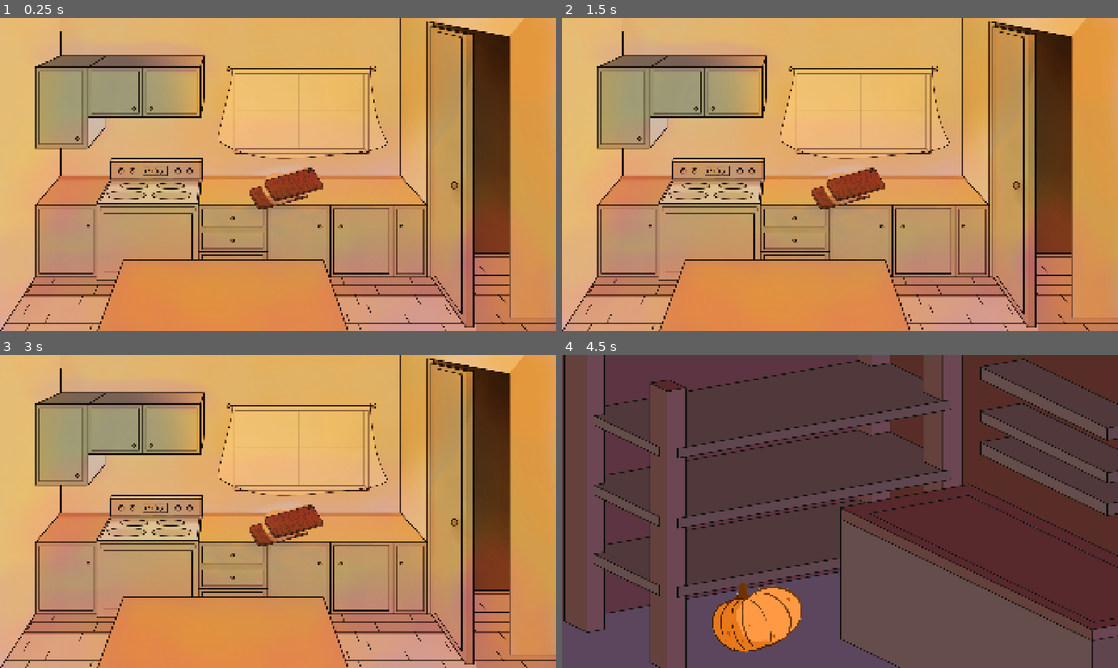
Above: before the commit, frames 1-4 (two rows, left to right).
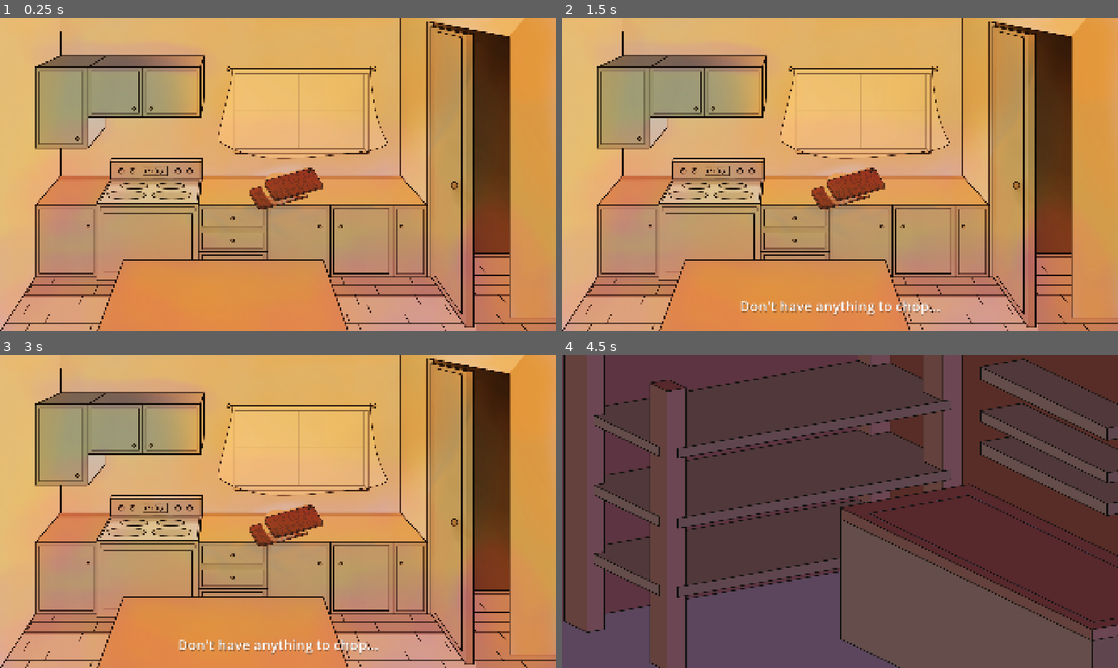
Above: after the commit, the same moments.

Repository: nstryder/Pumpkin-And-Mayhem
Game: Godot game, scene res://src/main.tscn
Same seed, same stepped clock (60 frames per second), same inputs: the game is played once before the commit and once after it. The engine's default icon, where the game draws it, is replaced by a stand-in: a white triangle on a blue panel in a dark square.
Inputs (mouse positions are in pixels of both pictures, inside the frame that each line leads up to):
- Up to frame 1 (0.25 s): no input
- Up to frame 2 (1.5 s): tap Enter at 0.5 s; drag from (990, 21) to (851, 183) at 0.52 s; drag from (851, 183) to (990, 21) at 1.27 s
- Up to frame 3 (3 s): move the mouse to (333, 442) at 2.02 s; click (333, 442) at 2.17 s; drag from (250, 574) to (111, 464) at 2.77 s
- Up to frame 4 (4.5 s): move the mouse to (1006, 558) at 3.52 s; click (1006, 558) at 3.67 s; tap Space at 4.25 s; drag from (756, 617) to (756, 433) at 4.27 s

The runs differ from the first frame. In frame 2, 0.7% of the frame differs, in the area x 32-68%, y 90-96%; in frame 3, 0.6%; in frame 4, 2.6%, in the area x 27-44%, y 72-96%.
Error before the commit: Invalid access to property or key 'holds_pumpkin' on a base object of type 'Node (global_state.gd)'. (res://src/game_screens/kitchen_scene.gd:14)

Commit message:
Refactor inventory to both flags and enum

Diff:
--- a/src/game_screens/kitchen_scene.gd
+++ b/src/game_screens/kitchen_scene.gd
@@ -11,7 +11,8 @@
 
 
 func _on_cutting_board_clicked() -> void:
-	if GlobalState.holds_pumpkin:
-		EventBus.scene_change_requested.emit(PUMPKIN_GAME)
-	else:
-		EventBus.prompt_requested.emit("Don't have anything to chop...")
+	match GlobalState.current_item:
+		GlobalState.Items.PUMPKIN:
+			EventBus.scene_change_requested.emit(PUMPKIN_GAME)
+		_:
+			EventBus.prompt_requested.emit("Don't have anything to chop...")
--- a/src/game_screens/minigames/pumpkin_game.gd
+++ b/src/game_screens/minigames/pumpkin_game.gd
@@ -89,8 +89,12 @@
 
 func _on_food_processor_input_passed() -> void:
 	await food_process_timed_input.tween.finished
+	food_process_timed_input.queue_free()
+	pumpkin_animation.play("finish")
 	var showcase := ShowOffItem.construct(load("uid://bxia6ay2lv24e") as Texture2D)
 	add_child(showcase)
 	EventBus.prompt_requested.emit("Pumpkin Purée made!")
 	await showcase.finished
+	GlobalState.current_item = GlobalState.Items.NONE
+	GlobalState.is_pumpkin_done = true
 	EventBus.scene_change_requested.emit("uid://cu0hrfgp6mbuy")
--- a/src/game_screens/minigames/pumpkin_game.tscn
+++ b/src/game_screens/minigames/pumpkin_game.tscn
@@ -1,15 +1,34 @@
 [gd_scene format=3 uid="uid://dhb4bcr73gne5"]
 
 [ext_resource type="Script" uid="uid://bp678co642ncl" path="res://src/game_screens/minigames/pumpkin_game.gd" id="1_qecsm"]
-[ext_resource type="Texture2D" uid="uid://c8lrnn6cv38md" path="res://assets/gfx/sprites/backgrounds/foodProssesor.png" id="2_5nx6y"]
 [ext_resource type="Texture2D" uid="uid://b0ba1xubc1kf6" path="res://assets/gfx/sprites/backgrounds/ovenOpen.png" id="2_kdncw"]
 [ext_resource type="Texture2D" uid="uid://d082tlyd4xugk" path="res://assets/gfx/sprites/backgrounds/cuttingBoard.png" id="2_t1m4g"]
+[ext_resource type="Texture2D" uid="uid://lme03lm8h4fp" path="res://assets/gfx/sprites/backgrounds/mixing1.png" id="2_v10d6"]
 [ext_resource type="PackedScene" uid="uid://dyriq22a7awc4" path="res://src/game_components/draggables/draggable_seed.tscn" id="2_wo2l0"]
 [ext_resource type="Texture2D" uid="uid://7s4wp78cf68e" path="res://assets/gfx/sprites/backgrounds/oven.png" id="3_rh4xj"]
+[ext_resource type="Texture2D" uid="uid://bdhoq7wvjmk2p" path="res://assets/gfx/sprites/backgrounds/mixing2.png" id="3_s4tqg"]
+[ext_resource type="Texture2D" uid="uid://bhvckna4cu0pb" path="res://assets/gfx/sprites/backgrounds/mixing.png" id="4_ddcvl"]
 [ext_resource type="Texture2D" uid="uid://bxia6ay2lv24e" path="res://assets/gfx/sprites/ingredients/pumpkinWhole.png" id="4_irteb"]
 [ext_resource type="PackedScene" uid="uid://0oi64ebkb51w" path="res://src/game_components/pick_off_input.tscn" id="6_et57l"]
 [ext_resource type="PackedScene" uid="uid://bdmp7uy6xn8g" path="res://src/game_components/timed_inputs/oven_timed_input.tscn" id="8_2ux4t"]
 [ext_resource type="PackedScene" uid="uid://cvrxrae24avgp" path="res://src/game_components/timed_inputs/food_processor_timed_input.tscn" id="9_5nx6y"]
+
+[sub_resource type="SpriteFrames" id="SpriteFrames_lwrwe"]
+animations = [{
+"frames": [{
+"duration": 1.0,
+"texture": ExtResource("2_v10d6")
+}, {
+"duration": 1.0,
+"texture": ExtResource("3_s4tqg")
+}, {
+"duration": 1.0,
+"texture": ExtResource("4_ddcvl")
+}],
+"loop": 1,
+"name": &"default",
+"speed": 24.0
+}]
 
 [sub_resource type="Animation" id="Animation_irteb"]
 length = 0.001
@@ -120,6 +139,47 @@
 "transitions": PackedFloat32Array(1),
 "update": 0,
 "values": [Color(1, 1, 1, 1)]
+}
+tracks/9/type = "value"
+tracks/9/imported = false
+tracks/9/enabled = true
+tracks/9/path = NodePath("Backgrounds/FoodProcessor:modulate")
+tracks/9/interp = 1
+tracks/9/loop_wrap = true
+tracks/9/keys = {
+"times": PackedFloat32Array(0),
+"transitions": PackedFloat32Array(1),
+"update": 0,
+"values": [Color(1, 1, 1, 1)]
+}
+
+[sub_resource type="Animation" id="Animation_s4tqg"]
+resource_name = "finish"
+tracks/0/type = "value"
+tracks/0/imported = false
+tracks/0/enabled = true
+tracks/0/path = NodePath("Backgrounds/FoodProcessor:modulate")
+tracks/0/interp = 1
+tracks/0/loop_wrap = true
+tracks/0/keys = {
+"times": PackedFloat32Array(0, 0.20000002),
+"transitions": PackedFloat32Array(1, 1),
+"update": 0,
+"values": [Color(1, 1, 1, 1), Color(1, 1, 1, 0.14901961)]
+}
+tracks/1/type = "method"
+tracks/1/imported = false
+tracks/1/enabled = true
+tracks/1/path = NodePath("Backgrounds/FoodProcessor")
+tracks/1/interp = 1
+tracks/1/loop_wrap = true
+tracks/1/keys = {
+"times": PackedFloat32Array(0),
+"transitions": PackedFloat32Array(1),
+"values": [{
+"args": [],
+"method": &"stop"
+}]
 }
 
 [sub_resource type="Animation" id="Animation_et57l"]
@@ -332,6 +392,7 @@
 [sub_resource type="AnimationLibrary" id="AnimationLibrary_ed0ld"]
 _data = {
 &"RESET": SubResource("Animation_irteb"),
+&"finish": SubResource("Animation_s4tqg"),
 &"full_slice": SubResource("Animation_et57l"),
 &"pickoff_slide_in": SubResource("Animation_ed0ld"),
 &"pickoff_slide_out": SubResource("Animation_2ux4t"),
@@ -346,8 +407,10 @@
 
 [node name="Backgrounds" type="Node2D" parent="." unique_id=635600527]
 
-[node name="FoodProssesor" type="Sprite2D" parent="Backgrounds" unique_id=329422620]
-texture = ExtResource("2_5nx6y")
+[node name="FoodProcessor" type="AnimatedSprite2D" parent="Backgrounds" unique_id=863790469]
+sprite_frames = SubResource("SpriteFrames_lwrwe")
+autoplay = "default"
+frame_progress = 0.76166135
 centered = false
 
 [node name="OvenOpen" type="Sprite2D" parent="Backgrounds" unique_id=2050084567]
--- a/src/game_screens/pantry_scene.gd
+++ b/src/game_screens/pantry_scene.gd
@@ -4,10 +4,10 @@
 
 # Called when the node enters the scene tree for the first time.
 func _ready() -> void:
-	if GlobalState.holds_pumpkin:
+	if GlobalState.current_item == GlobalState.Items.PUMPKIN or GlobalState.is_pumpkin_done:
 		pumpkin.queue_free()
 
 
 func _on_pumpkin_clicked() -> void:
-	GlobalState.holds_pumpkin = true
+	GlobalState.current_item = GlobalState.Items.PUMPKIN
 	pumpkin.queue_free()
--- a/src/globals/global_state.gd
+++ b/src/globals/global_state.gd
@@ -8,7 +8,12 @@
 	GARLIC,
 }
 
+var current_item := Items.NONE
 
 var is_pumpkin_done: bool = false
 var is_onion_done: bool = false
 var is_garlic_done: bool = false
+
+
+func _ready() -> void:
+	RenderingServer.set_default_clear_color(Color.BLACK)
